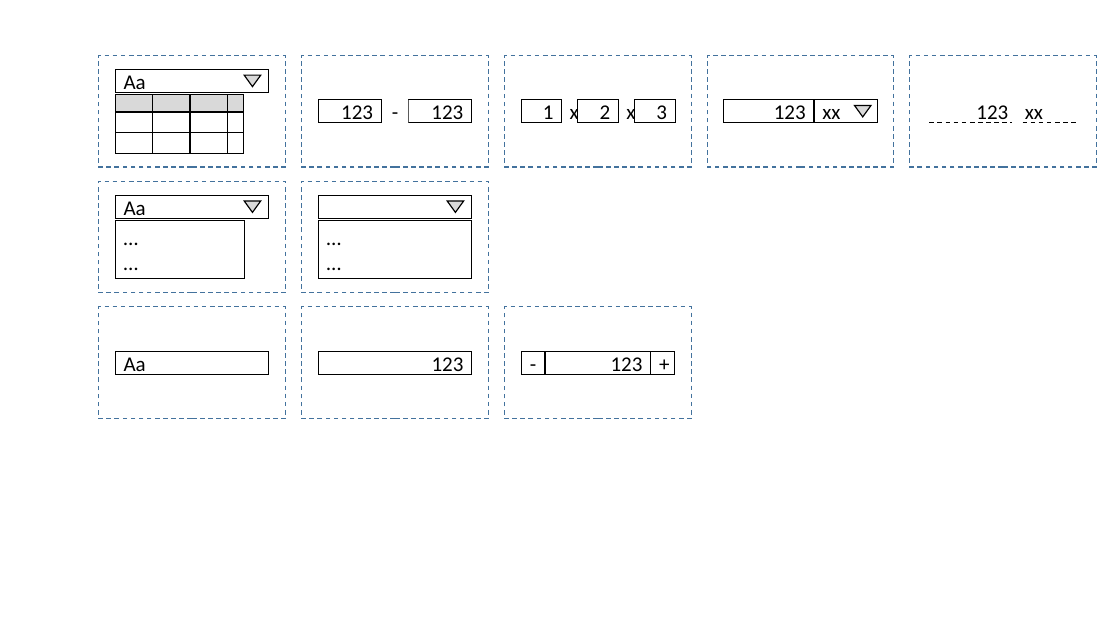
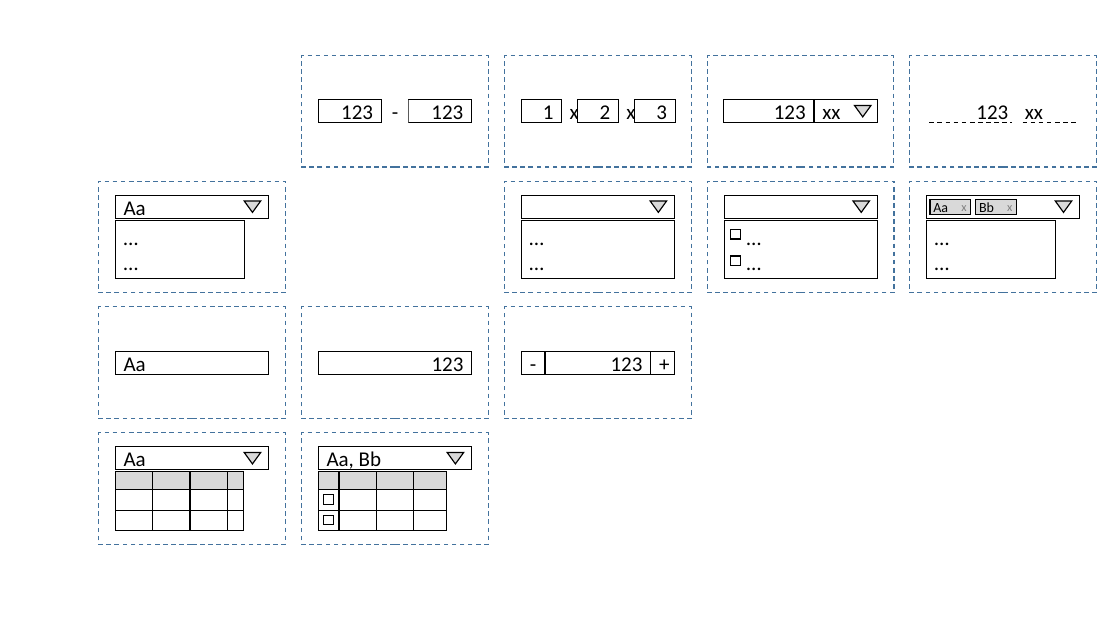
Before and after one commit to ExFace/Core, a slide deck: slide 2 of Docs/documentation/uxon_presets.pptx. Drawn at 1120x630 pixels with LibreOffice and Linux fonts; fonts in the diff are those of the drawing. Boxes give left, top, right and bottom in pixels: in the first picture for what was removed or moved away, otherwise in the second. Text is boxed around its words. In the diff, an @@ line names an element or a change of style, - is before the commit and + after.

```diff
--- a/Docs/documentation/uxon_presets.pptx
+++ b/Docs/documentation/uxon_presets.pptx
@@ rectangle added at box(505, 181, 691, 293), fill #FFFFFF, outline #43739E 1 pt dashed @@
@@ rectangle added at box(521, 195, 675, 218), fill #FFFFFF, outline #000000 1 pt @@
@@ triangle added at box(650, 201, 667, 213), fill #D9D9D9, outline #000000 1 pt @@
@@ 3 rectangles, 1 triangle: place and size @@
-3 rectangles, 1 triangle at box(302, 181, 488, 293)
+3 rectangles, 1 triangle at box(707, 181, 894, 293)
@@ rectangle added at box(910, 181, 1096, 293), fill #FFFFFF, outline #43739E 1 pt dashed @@
@@ rectangle added at box(927, 195, 1081, 218), fill #FFFFFF, outline #000000 1 pt @@
@@ rectangle added at box(930, 199, 970, 214), fill #D9D9D9, outline #000000 1 pt, 12 pt, text #000000 @@
+Aa
@@ text added at box(961, 205, 966, 215), 10.5 pt, text #808080 @@
+x
@@ rectangle added at box(976, 199, 1017, 214), fill #D9D9D9, outline #000000 1 pt, 12 pt, text #000000 @@
+Bb
@@ text added at box(1007, 205, 1012, 215), 10.5 pt, text #808080 @@
+x
@@ triangle added at box(1055, 201, 1072, 213), fill #D9D9D9, outline #000000 1 pt @@
@@ rectangle added at box(521, 220, 675, 279), fill #FFFFFF, outline #000000 1 pt, 18 pt, text #000000 @@
+…
+…
@@ rectangle added at box(731, 229, 741, 239), outline #000000 1 pt @@
@@ rectangle added at box(927, 220, 1055, 279), fill #FFFFFF, outline #000000 1 pt, 18 pt, text #000000 @@
+…
+…
@@ rectangle added at box(731, 256, 741, 266), outline #000000 1 pt @@
@@ rectangle added at box(302, 433, 488, 544), fill #FFFFFF, outline #43739E 1 pt dashed @@
@@ rectangle added at box(318, 447, 472, 470), fill #FFFFFF, outline #000000 1 pt, 18 pt, text #000000 @@
+Aa, Bb
@@ rectangle added at box(318, 471, 339, 489), fill #D9D9D9, outline #000000 1 pt @@
@@ rectangle added at box(339, 471, 376, 489), fill #D9D9D9, outline #000000 1 pt @@
@@ rectangle added at box(376, 471, 413, 489), fill #D9D9D9, outline #000000 1 pt @@
@@ rectangle added at box(414, 471, 447, 489), fill #D9D9D9, outline #000000 1 pt @@
@@ triangle added at box(447, 453, 464, 465), fill #D9D9D9, outline #000000 1 pt @@
@@ 5 rectangles: place and size @@
-5 rectangles at box(99, 55, 286, 167)
+5 rectangles at box(99, 433, 286, 544)
@@ rectangle added at box(318, 490, 339, 531), fill #FFFFFF, outline #000000 1 pt @@
@@ rectangle added at box(323, 495, 334, 504), outline #000000 1 pt @@
@@ rectangle added at box(339, 490, 376, 531), fill #FFFFFF, outline #000000 1 pt @@
@@ rectangle added at box(376, 490, 413, 531), fill #FFFFFF, outline #000000 1 pt @@
@@ rectangle added at box(414, 490, 447, 531), fill #FFFFFF, outline #000000 1 pt @@
@@ 5 rectangles, 1 triangle, 1 line: place and size @@
-5 rectangles, 1 triangle, 1 line at box(115, 70, 269, 133)
+5 rectangles, 1 triangle, 1 line at box(115, 447, 269, 510)
@@ line added from (318, 510) to (447, 510), #000000 0.5 pt @@
@@ rectangle added at box(323, 515, 334, 524), outline #000000 1 pt @@
```
Also in this commit, not shown: 6 other slides changed, 8 other files.
